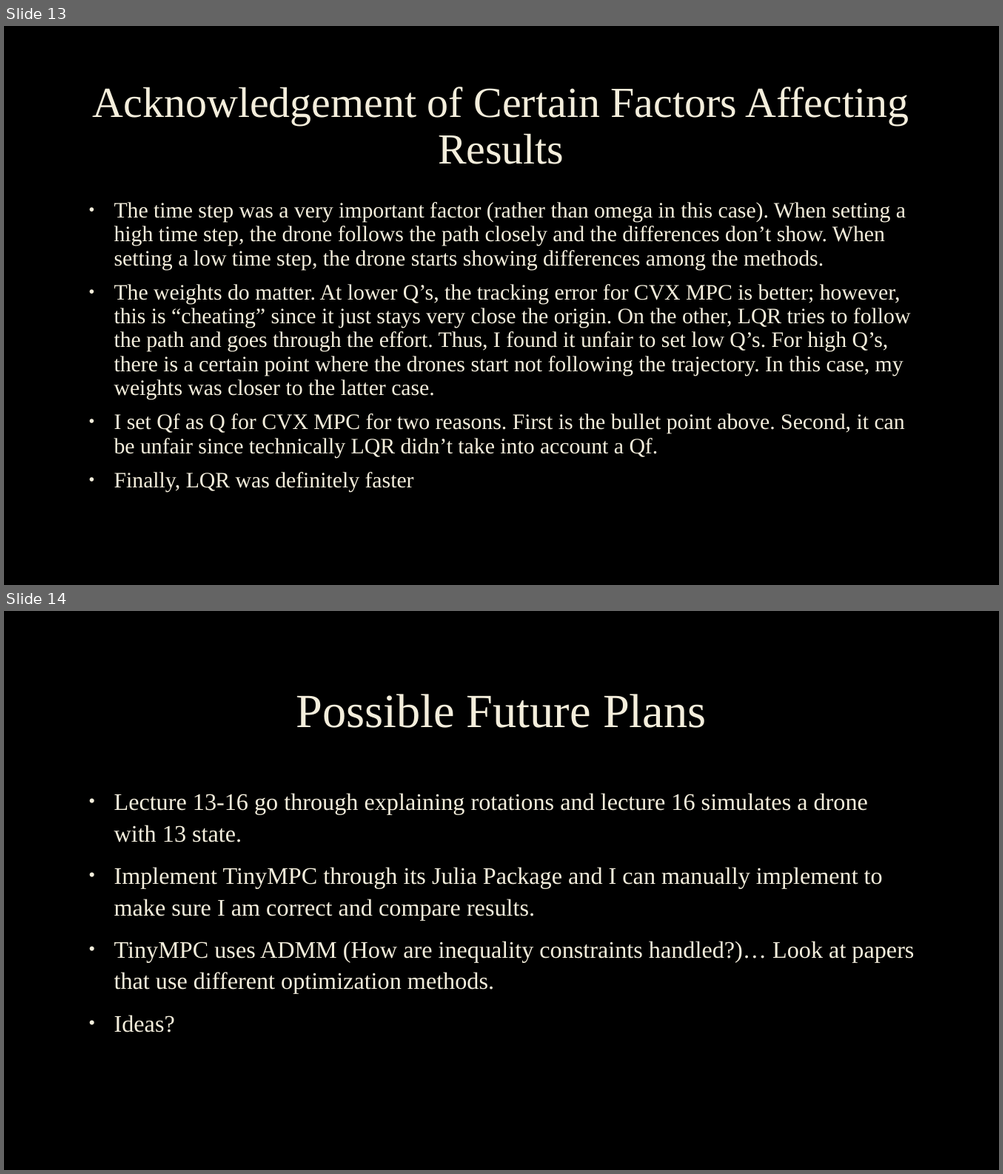
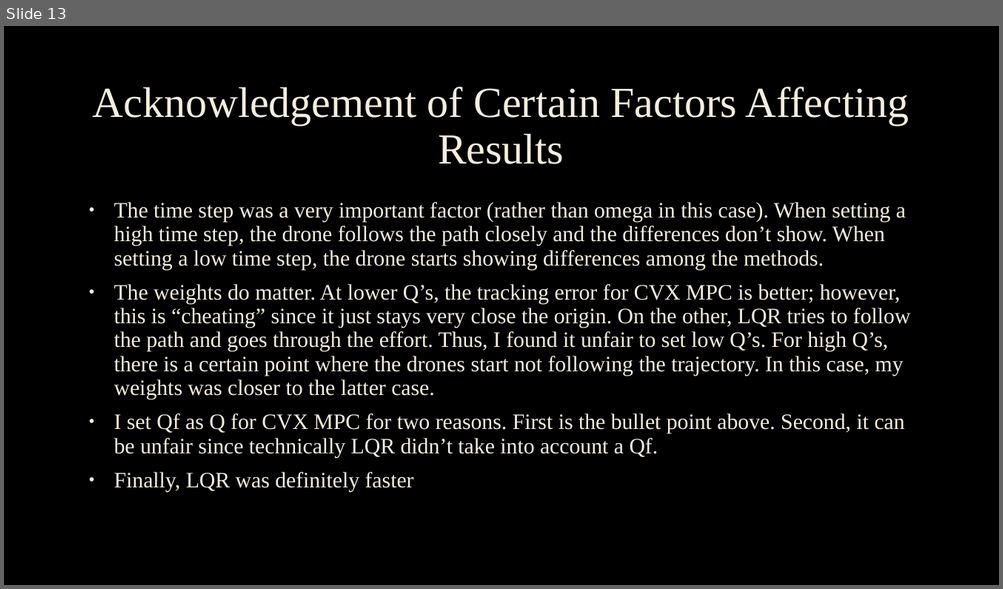
Before and after one commit to Momid6/controls_project, a slide deck: docs/phase 5/Controls_Project_Presentation.pptx. Shown one above the other, each under a label of ours: slides 13 and 14 before the commit, slide 13 after it. The pictures are 1003x1174 and 1003x589 pixels, drawn with LibreOffice and Linux fonts; fonts in the diff are those of the drawing; background and template pictures are left out. Boxes give left, top, right and bottom in pixels: in the first picture for what was removed or moved away, otherwise in the second. Text is boxed around its words. In the diff, an @@ line names an element or a change of style, - is before the commit and + after.

Commit message:
updates

```diff
--- a/docs/phase 5/Controls_Project_Presentation.pptx
+++ b/docs/phase 5/Controls_Project_Presentation.pptx
@@ slide 14 removed at [4, 611, 999, 1170], background picture (left out) @@
@@ title removed at [296, 694, 706, 728] @@
-Possible Future Plans
@@ text removed at [114, 793, 913, 1033] @@
-• Lecture 13-16 go through explaining rotations and lecture 16 simulates a drone with 13 state.
-• Implement TinyMPC through its Julia Package and I can manually implement to make sure I am correct and compare results.
-• TinyMPC uses ADMM (How are inequality constraints handled?)… Look at papers that use different optimization methods.
-• Ideas?
```
